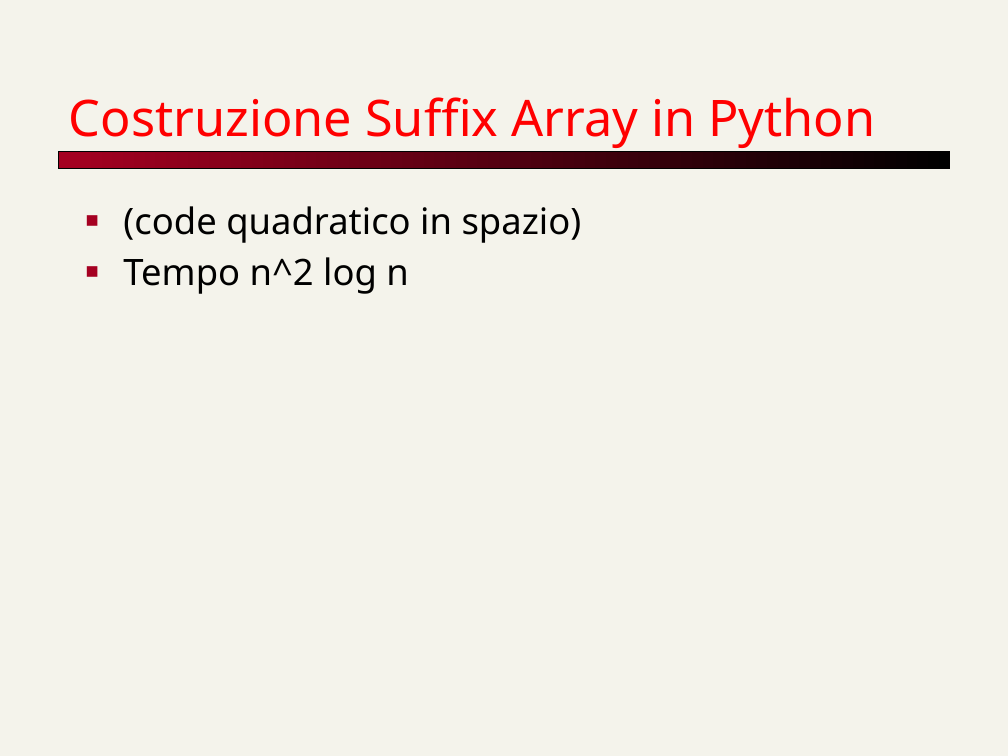
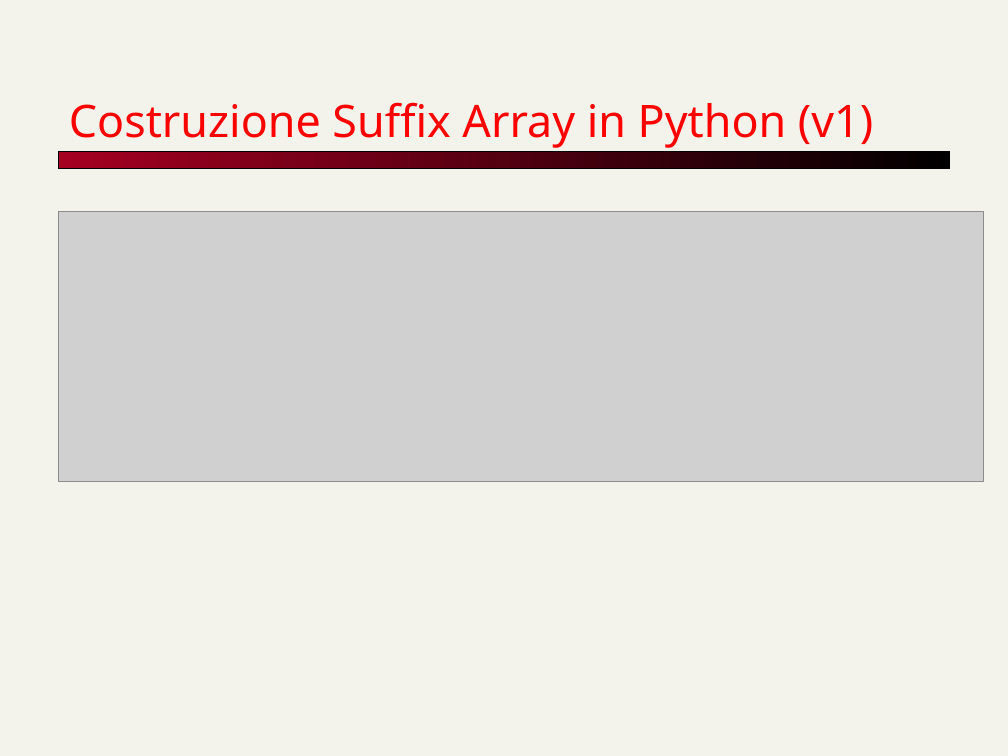
Before and after one commit to dido18/il-pensiero-computazionale-unipi, a slide deck: slide 14 of l03-MotoriDiRicerca/Lab motori ricerca.pptx. Drawn at 1008x756 pixels with LibreOffice and Linux fonts; fonts in the diff are those of the drawing; grey boxes stand for pictures. Boxes give left, top, right and bottom in pixels: in the first picture for what was removed or moved away, otherwise in the second. Text is boxed around its words. In the diff, an @@ line names an element or a change of style, - is before the commit and + after.

```diff
--- a/l03-MotoriDiRicerca/Lab motori ricerca.pptx
+++ b/l03-MotoriDiRicerca/Lab motori ricerca.pptx
@@ title at (69, 102, 873, 148): text changed; size 36 to 32 pt @@
-Costruzione Suffix Array in Python
+Costruzione Suffix Array in Python (v1)
@@ text removed at (123, 206, 582, 294) @@
-■ (code quadratico in spazio)
-■ Tempo n^2 log n
@@ picture added at (58, 212, 984, 482) @@
```
Also in this commit, not shown: 1 other slide changed, 3 other files.
